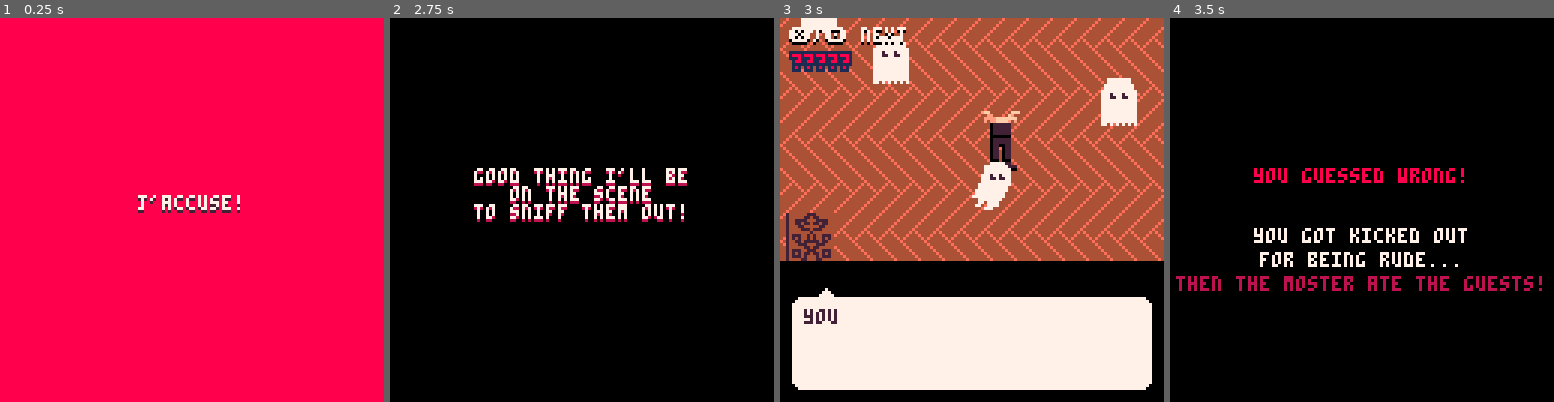
Above: before the commit, frames 1-4 (left to right).
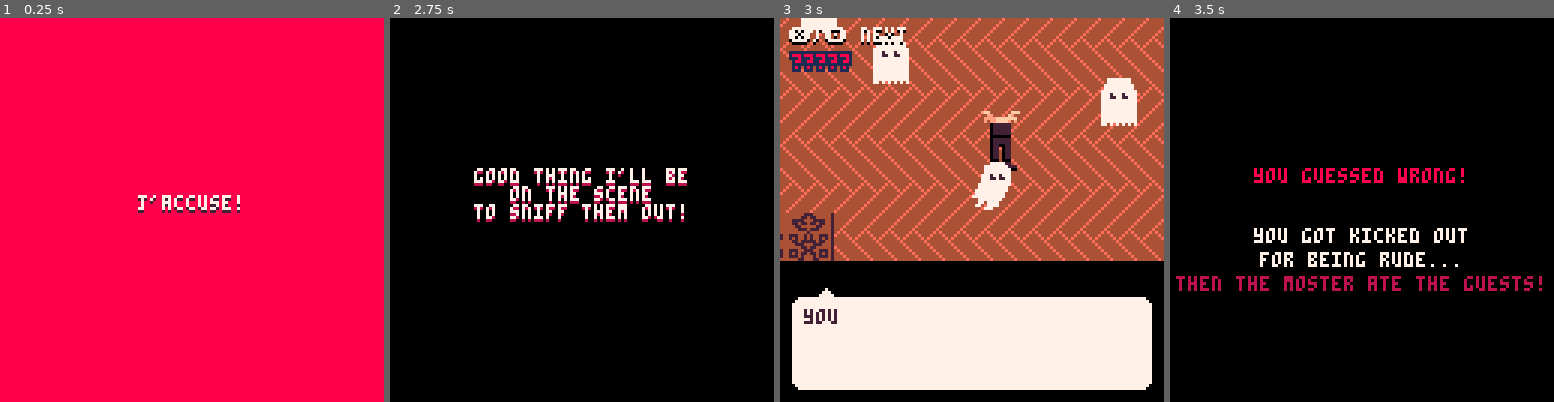
Above: after the commit, the same moments.

Repository: Alfie-Edwards/jaccuse
Game: PICO-8 cartridge game.p8
Two runs of this game, one before a commit and one after it. Both use one fixed random seed, a clock stepped at 60 frames per second and the inputs below.
Inputs (mouse positions are in pixels of both pictures, inside the frame that each line leads up to):
- Up to frame 1 (0.25 s): no input
- Up to frame 2 (2.75 s): tap X (X key) at 0.33, 1.07, 1.85 s; click (670, 121) at 0.67 s; tap O (Z key) at 0.7, 1.7, 2.1, 2.5 s; click (436, 267) at 1.22 s; hold Right 1.6-2.1 s; click (497, 114) at 1.77 s; hold Up 2.15-2.42 s; click (562, 259) at 2.32 s; hold Right from 2.47 s (still down)
- Up to frame 3 (3 s): keep holding Right; click (1014, 106) at 2.87 s; tap O (Z key) at 2.9 s; tap X (X key) at 2.97 s
- Up to frame 4 (3.5 s): release Right at 3.03 s; hold Left from 3.08 s (still down); tap O (Z key) at 3.3 s; click (1465, 256) at 3.42 s

Frames 1-2 are identical in both runs. In frame 3, 0.8% of the frame differs, in the area x 0-15%, y 50-64%; in frame 4, nothing differs.

Commit message:
Double up carpet

Diff:
--- a/game.p8
+++ b/game.p8
@@ -123,7 +123,8 @@
 	map(0, 0, 0, 0, 32, 32)
 
 	-- carpet
-	draw_sprite(sprites.carpet, room.w/2, room.h - 16)
+	draw_sprite(sprites.carpet, room.w/2, room.h - 16, true)
+	draw_sprite(sprites.carpet, room.w/2 - 16, room.h - 16)
 end
 
 function strobe(period, offset)
--- a/sprites.lua
+++ b/sprites.lua
@@ -21,8 +21,8 @@
 				spr(78, x, y, 2, 2)
 			end),
 
-		carpet = adv_sprite(function(x, y)
-				sspr(51, 64, 16, 16, x, y)
+		carpet = adv_sprite(function(x, y, flip_x, flip_y)
+				sspr(51, 64, 16, 16, x, y, 16, 16, flip_x, flip_y)
 			end),
 
 		body = adv_sprite(function(x, y)
@@ -157,7 +157,7 @@
 		if flip_y == nil then flip_y = false end
 		spr(sprite.id, x - sprite.ox, y - sprite.oy, sprite.w, sprite.h, flip_x, flip_y)
 	elseif sprite.kind == "advanced" then
-		sprite.func(x, y)
+		sprite.func(x, y, flip_x, flip_y)
 	end
 end
 
